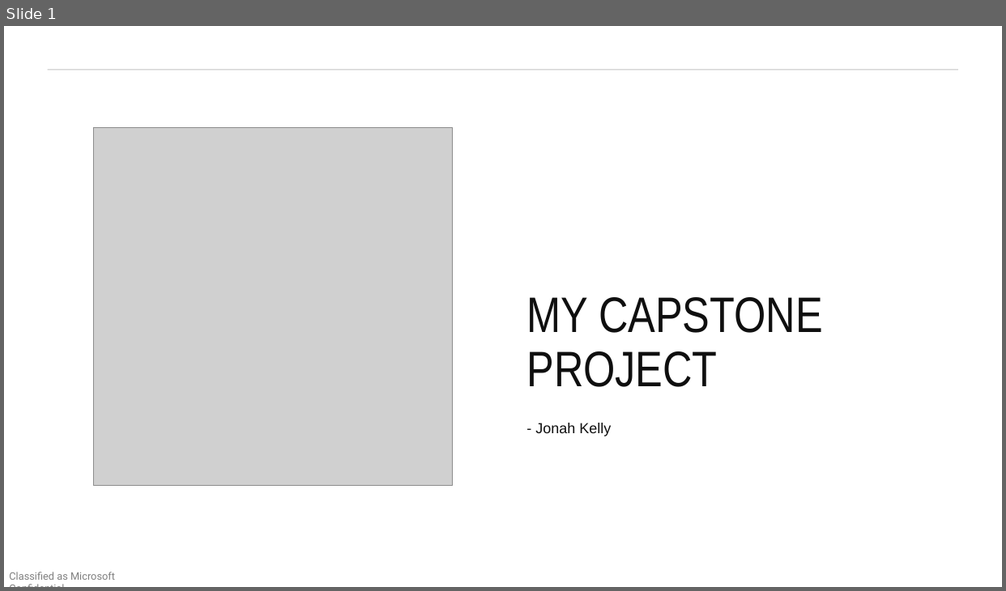
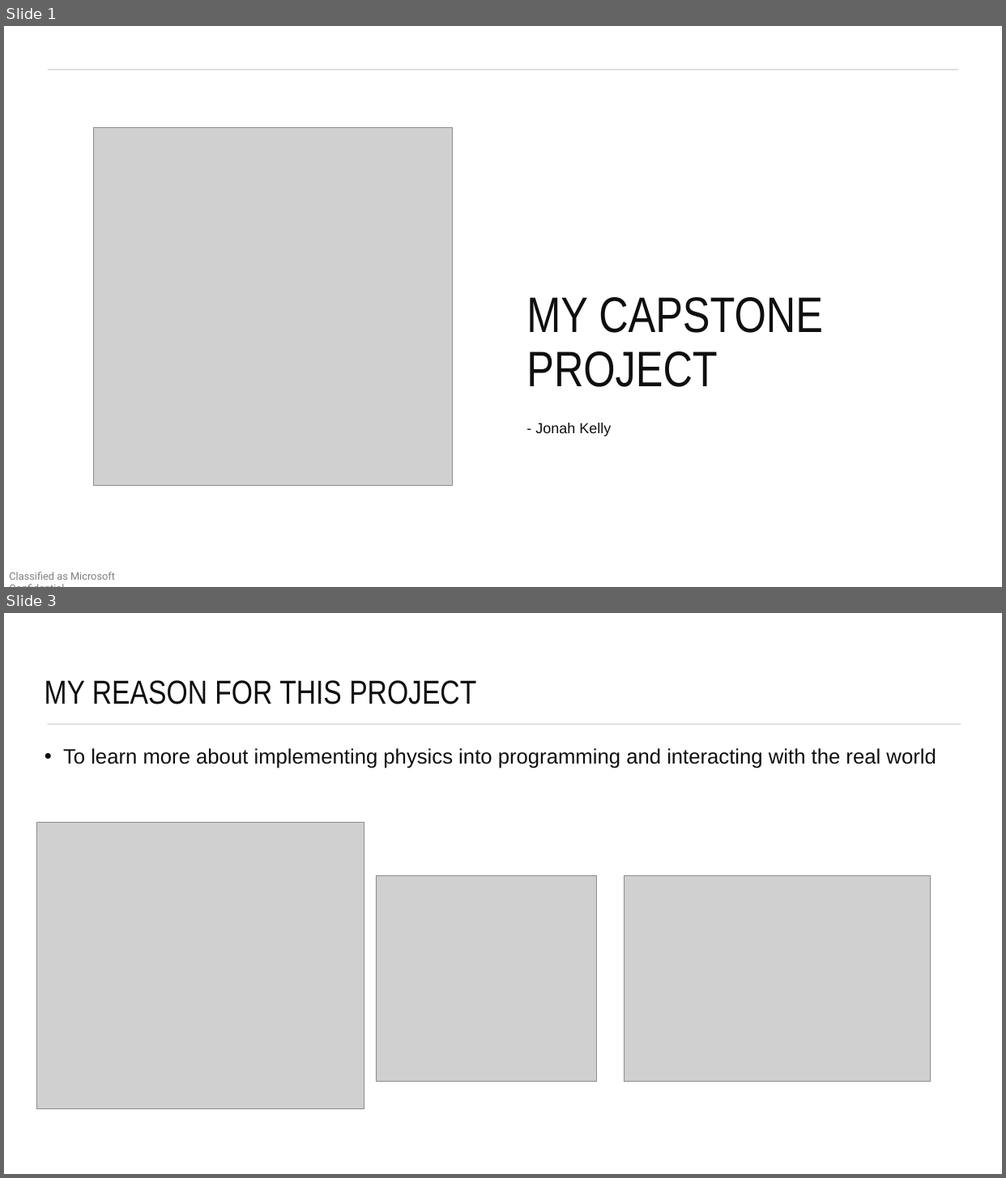
Before and after one commit to jonahk012/CapstoneProject, a slide deck: CapstonePresentation.pptx. Shown one above the other, each under a label of ours: slide 1 before the commit, slides 1 and 3 after it; the slides between them are not shown. The pictures are 1006x591 and 1006x1178 pixels, drawn with LibreOffice and Linux fonts; fonts in the diff are those of the drawing; grey boxes stand for pictures. Boxes give left, top, right and bottom in pixels: in the first picture for what was removed or moved away, otherwise in the second. Text is boxed around its words. In the diff, an @@ line names an element or a change of style, - is before the commit and + after.

```diff
--- a/CapstonePresentation.pptx
+++ b/CapstonePresentation.pptx
@@ slide 3 added at (4, 613, 1002, 1174), background #FFFFFF @@
@@ title added at (44, 680, 476, 705), 32 pt, text #0F0F0F @@
+MY REASON FOR THIS PROJECT
@@ line added from (48, 724) to (961, 724), #0F0F0F 0.75 pt @@
@@ text added at (63, 748, 936, 769), 20 pt, text #0F0F0F @@
+• To learn more about implementing physics into programming and interacting with the real world
@@ picture added at (37, 823, 364, 1110) @@
@@ picture added at (376, 875, 597, 1082) @@
@@ picture added at (624, 875, 931, 1082) @@
```
Also in this commit, not shown: 1 slide changed, 4 other slides added, 2 slides removed, 15 other files.
